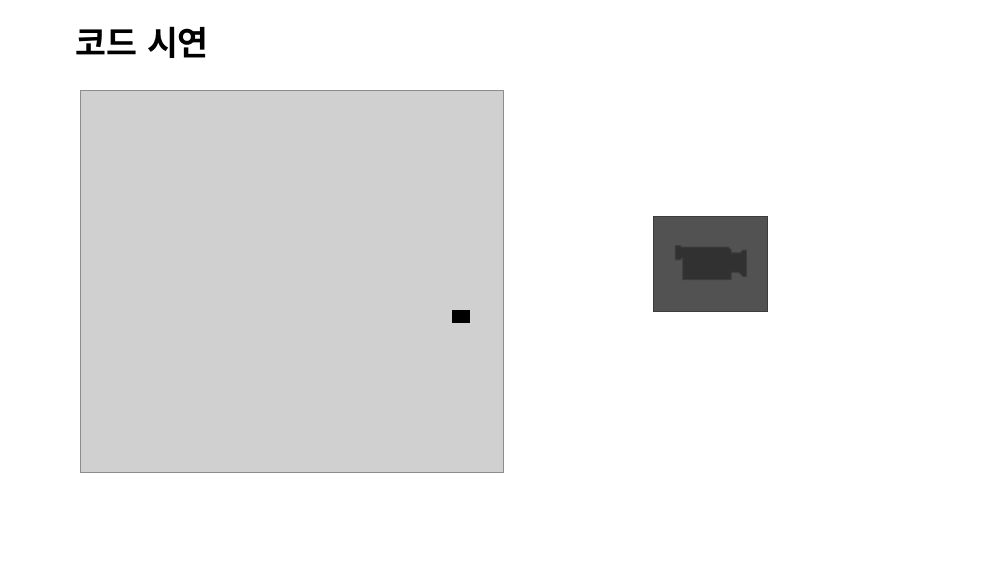
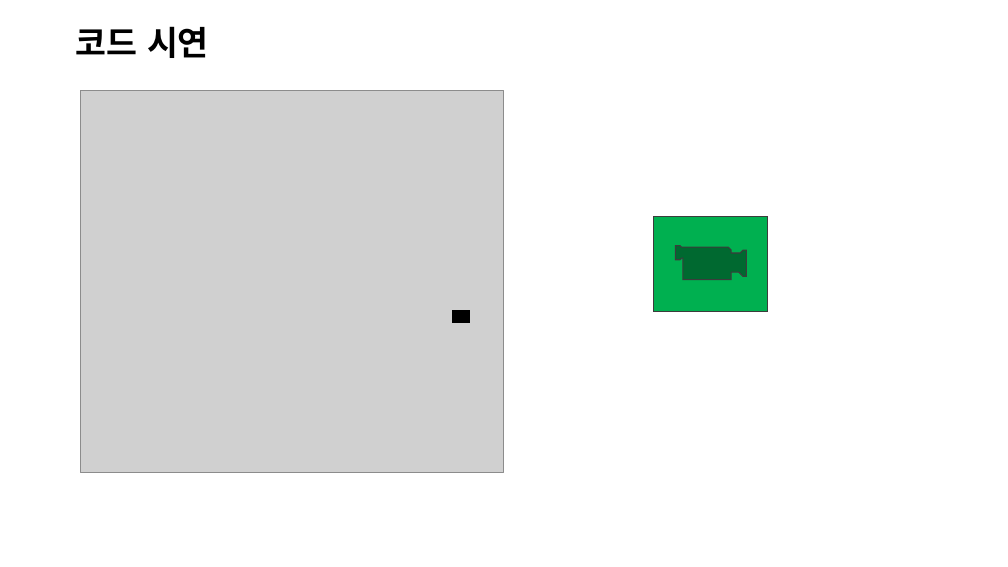
Before and after one commit to aldzl923/C-, a slide deck: slide 8 of Baseball/C++_프로젝트_야구게임.pptx (slide 7 before the commit). Drawn at 1008x567 pixels with LibreOffice and Linux fonts; fonts in the diff are those of the drawing; grey boxes stand for pictures; background and template pictures are left out. Boxes give left, top, right and bottom in pixels: in the first picture for what was removed or moved away, otherwise in the second. Text is boxed around its words. In the diff, an @@ line names an element or a change of style, - is before the commit and + after.

```diff
--- a/Baseball/C++_프로젝트_야구게임.pptx
+++ b/Baseball/C++_프로젝트_야구게임.pptx
@@ action button movie at [654,216,768,311]: fill #525252 to #00B050 @@
```
Also in this commit, not shown: 4 other slides changed, 1 slide added, 1 other file.
